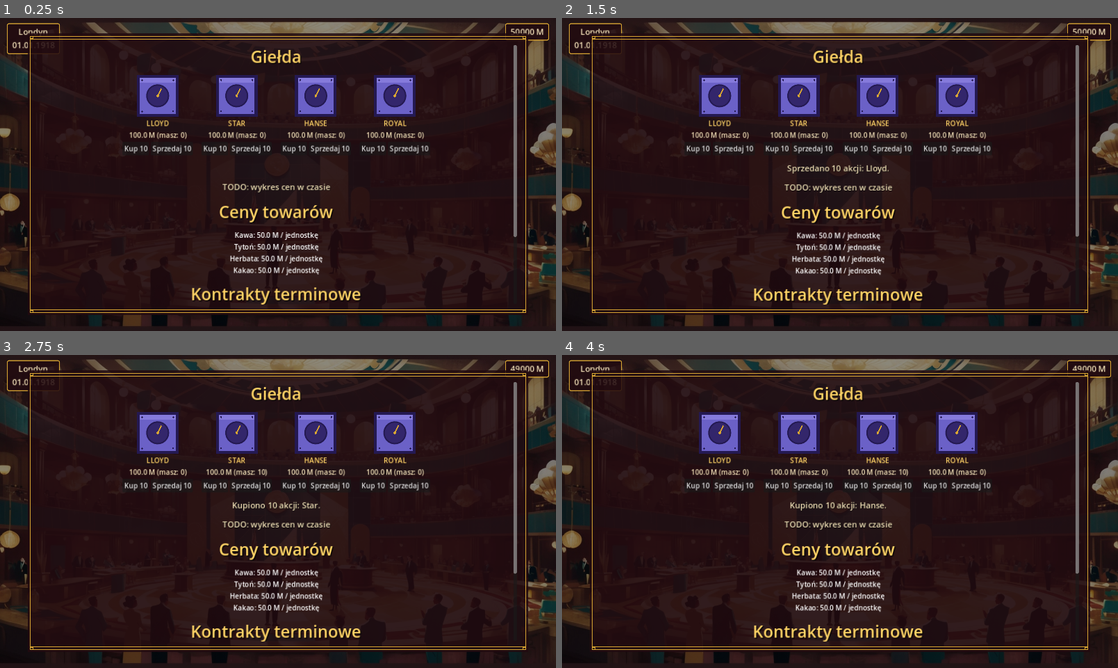
Above: before the commit, frames 1-4 (two rows, left to right).
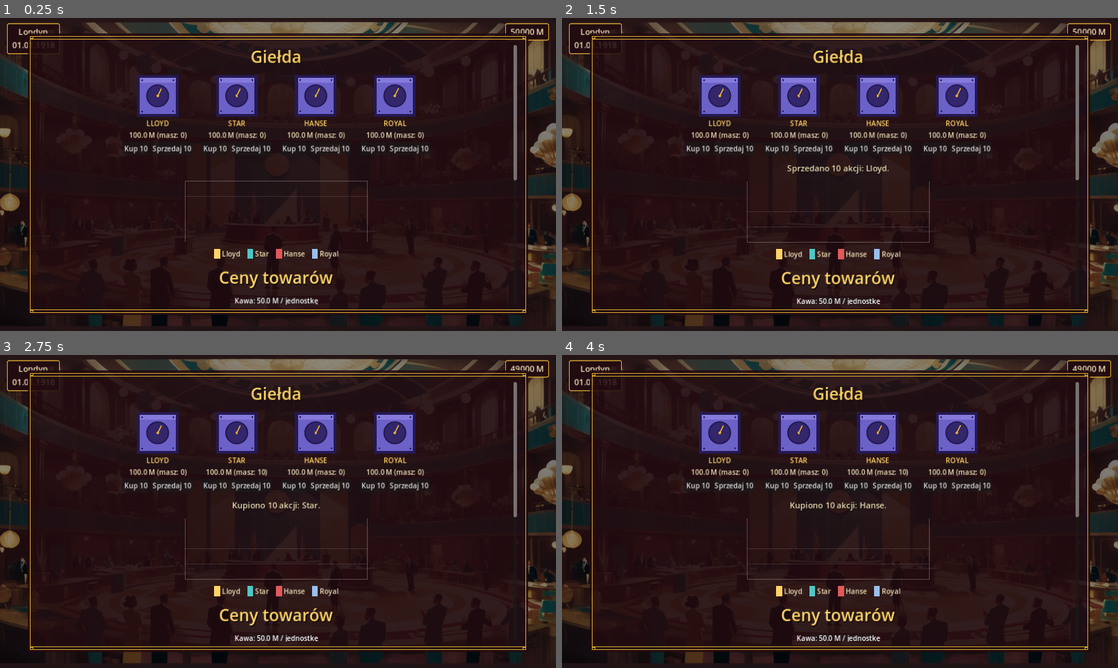
Above: after the commit, the same moments.

Repository: cinekm20/the-forger-retro-tycoon
Game: Godot game, scene res://scenes/stock_market/StockMarket.tscn
Two runs of this game, one before a commit and one after it. Both use one fixed random seed, a clock stepped at 60 frames per second and the inputs below. This scene is started directly instead of the project's main scene.
Inputs:
- Up to frame 1 (0.25 s): no input
- Up to frame 2 (1.5 s): click "Kup 10" at 0.5 s; click "Sprzedaj 10" at 1.25 s
- Up to frame 3 (2.75 s): click "Kup 10" at 2 s
- Up to frame 4 (4 s): click "Sprzedaj 10" at 2.75 s; click "Kup 10" at 3.5 s

The runs differ from the first frame. In frame 1, 3.1% of the frame differs, in the area x 33-93%, y 51-92%; in frame 2, 3.2%; in frame 3, 3.2%; in frame 4, 3.2%.

Commit message:
Dodaj wykresy cen na Giełdzie (linie żeglugowe + towary)
Zgłoszone przez użytkownika: "trzeba zrobić system generowania wykresów
giełdowych, tam jest teraz jako TODO". Po dopytaniu o zakres, użytkownik
wybrał: oba, osobne wykresy.

- PriceChart.gd: natywny wykres liniowy (_draw()), ten sam wzorzec co
  MapPin/VaultIcon/MenuFrame/PlantationTileIcon — Leonardo generowałoby
  pełną scenę zamiast czystego wykresu.
- ShippingCompanies.gd/Crops.gd: historia cen (price_history), jeden
  punkt na każdy skok kalendarza, limit MAX_HISTORY_POINTS=60 (FIFO).
- SaveGame.gd: zapis/odczyt historii, z domyślnym seedowaniem dla
  starych zapisów sprzed tej funkcji.
- StockMarket.gd: dwa osobne wykresy (kursy spółek żeglugowych, ceny
  towarów), każdy z legendą kolor+nazwa pod spodem.
- run_tests.gd: test historii cen (seed, przyrost, limit FIFO).
- docs/GRAFIKA_LEONARDO.md: odnotowane jako zrobione natywnie.

Co-Authored-By: Claude Sonnet 5 <noreply@anthropic.com>
Claude-Session: https://claude.ai/code/session_01WjdcGYSPdySvPA6GKCaWaN

Diff:
--- a/game/scenes/stock_market/StockMarket.gd
+++ b/game/scenes/stock_market/StockMarket.gd
@@ -4,6 +4,25 @@
 ## pkt. 7) i losowym dziennym dryfem (ShippingCompanies._on_day_advanced).
 
 const VaultIconScript := preload("res://scripts/ui/VaultIcon.gd")
+const PriceChartScript := preload("res://scripts/ui/PriceChart.gd")
+
+## Kolory serii na wykresach (PriceChart.gd) — osobne od kolorów w
+## PlantationTileIcon.CROP_COLORS (te dobrane pod tło pola/ikonkę, dość
+## przygaszone — kawa i kakao wychodzą tam prawie tym samym brązem, co na
+## LINII wykresu byłoby nieczytelne). Tu każda uprawa/spółka ma wyraźnie
+## odróżnialny odcień.
+const SHIPPING_COLORS := {
+	"lloyd": Color(1.0, 0.83, 0.4),
+	"star": Color(0.3, 0.78, 0.78),
+	"hanse": Color(0.88, 0.35, 0.35),
+	"royal": Color(0.6, 0.75, 0.95),
+}
+const CROP_CHART_COLORS := {
+	"coffee": Color(0.65, 0.42, 0.18),
+	"tobacco": Color(0.88, 0.78, 0.25),
+	"tea": Color(0.35, 0.68, 0.35),
+	"cocoa": Color(0.75, 0.28, 0.18),
+}
 
 var rows_container: HFlowContainer
 var crop_rows_container: VBoxContainer
@@ -11,6 +30,8 @@
 var location_label: Label
 var money_label: Label
 var trade_status_label: Label
+var shipping_chart: Control
+var crop_chart: Control
 
 
 ## Skrzynki lokalizacja/data (lewy górny róg) i gotówka (prawy górny róg)
@@ -39,11 +60,27 @@
 
 	trade_status_label = ScreenHelpers.make_label(root, "")
 
-	ScreenHelpers.make_label(root, "TODO: wykres cen w czasie")
+	## Wykres kursu linii żeglugowych w czasie (ShippingCompanies.price_history)
+	## — rysowany natywnie (PriceChart.gd), tak jak sejfy/pinezki/ramki
+	## indziej w tej grze (Leonardo.ai generuje pełne sceny zamiast czystego
+	## wykresu). Legenda pod wykresem: kolorowy kwadracik + nazwa spółki.
+	shipping_chart = PriceChartScript.new()
+	shipping_chart.custom_minimum_size = Vector2(420, 140)
+	shipping_chart.size_flags_horizontal = Control.SIZE_SHRINK_CENTER
+	root.add_child(shipping_chart)
+	_build_chart_legend(root, ShippingCompanies.COMPANIES.keys(), func(id): return ShippingCompanies.COMPANIES[id]["name"], SHIPPING_COLORS)
 
 	ScreenHelpers.make_title(root, "Ceny towarów")
 	crop_rows_container = VBoxContainer.new()
 	root.add_child(crop_rows_container)
+
+	## Wykres cen towarów w czasie (Crops.price_history) — ten sam wzorzec co
+	## wykres linii żeglugowych wyżej.
+	crop_chart = PriceChartScript.new()
+	crop_chart.custom_minimum_size = Vector2(420, 140)
+	crop_chart.size_flags_horizontal = Control.SIZE_SHRINK_CENTER
+	root.add_child(crop_chart)
+	_build_chart_legend(root, Crops.CROPS, func(id): return Crops.CROP_NAMES[id], CROP_CHART_COLORS)
 
 	ScreenHelpers.make_title(root, "Kontrakty terminowe")
 	ScreenHelpers.make_label(
@@ -161,6 +198,7 @@
 	location_label.text = tr("%s\n%s") % [Cities.get_city_name(Travel.current_city), Calendar.get_date_string()]
 	money_label.text = tr("%.0f M") % Economy.player_money
 	_rebuild_crop_rows()
+	_update_charts()
 
 	var lines: Array[String] = []
 	for contract in ForwardContracts.active_contracts:
@@ -169,3 +207,48 @@
 			contract["due_day"], contract["penalty"],
 		])
 	contracts_label.text = "\n".join(lines) if not lines.is_empty() else tr("Brak aktywnych kontraktów.")
+
+
+## Kolorowy kwadracik + nazwa dla każdej serii, pod wykresem — czysty tekst
+## wygodniej zrobić zwykłymi Labelami niż draw_string() w środku PriceChart.
+func _build_chart_legend(parent: Container, ids: Array, get_name: Callable, colors: Dictionary) -> void:
+	var legend_row := HBoxContainer.new()
+	legend_row.alignment = BoxContainer.ALIGNMENT_CENTER
+	legend_row.add_theme_constant_override("separation", 16)
+	parent.add_child(legend_row)
+
+	for id in ids:
+		var entry := HBoxContainer.new()
+		entry.add_theme_constant_override("separation", 4)
+		legend_row.add_child(entry)
+
+		var swatch := ColorRect.new()
+		swatch.color = colors.get(id, Color.WHITE)
+		swatch.custom_minimum_size = Vector2(14, 14)
+		entry.add_child(swatch)
+
+		var label := Label.new()
+		label.text = get_name.call(id)
+		label.add_theme_color_override("font_color", ScreenHelpers.COLOR_CREAM)
+		entry.add_child(label)
+
+
+## Odświeża dane obu wykresów z aktualnej historii cen (ShippingCompanies/
+## Crops.price_history) — wywoływane za każdym razem, gdy coś mogło zmienić
+## ceny (kupno/sprzedaż akcji, nowy kontrakt, wejście na ekran).
+func _update_charts() -> void:
+	var shipping_series := {}
+	for company_id in ShippingCompanies.COMPANIES.keys():
+		shipping_series[company_id] = {
+			"values": ShippingCompanies.price_history.get(company_id, []),
+			"color": SHIPPING_COLORS.get(company_id, Color.WHITE),
+		}
+	shipping_chart.set_series(shipping_series)
+
+	var crop_series := {}
+	for crop in Crops.CROPS:
+		crop_series[crop] = {
+			"values": Crops.price_history.get(crop, []),
+			"color": CROP_CHART_COLORS.get(crop, Color.WHITE),
+		}
+	crop_chart.set_series(crop_series)
--- a/game/scripts/autoload/Crops.gd
+++ b/game/scripts/autoload/Crops.gd
@@ -63,7 +63,14 @@
 const BASE_CROP_PRICE := {"coffee": 50.0, "tobacco": 50.0, "tea": 50.0, "cocoa": 50.0}
 const DAILY_DRIFT_RANGE := 0.02  ## losowe wahanie ceny ±2% dziennie
 
+## Historia ceny do wykresu (StockMarket.gd, PriceChart.gd) — ten sam wzorzec
+## co ShippingCompanies.gd (patrz komentarz tam): jeden punkt na każde
+## wywołanie _on_day_advanced, MAX_HISTORY_POINTS ogranicza pamięć/szerokość
+## wykresu przy bardzo długiej grze (najstarsze punkty wypadają, FIFO).
+const MAX_HISTORY_POINTS := 60
+
 var market_price: Dictionary = {}
+var price_history: Dictionary = {}  ## crop -> Array[float]
 
 
 func _ready() -> void:
@@ -72,6 +79,9 @@
 
 func reset_new_game() -> void:
 	market_price = BASE_CROP_PRICE.duplicate()
+	price_history.clear()
+	for crop in CROPS:
+		price_history[crop] = [BASE_CROP_PRICE[crop]]
 
 
 func get_transport_cost(warehouse: String, from_city: String) -> int:
@@ -91,3 +101,12 @@
 	for crop in CROPS:
 		var change_percent := randf_range(-DAILY_DRIFT_RANGE, DAILY_DRIFT_RANGE) * weeks
 		market_price[crop] = max(1.0, get_price(crop) * (1.0 + change_percent))
+		_record_history(crop)
+
+
+func _record_history(crop: String) -> void:
+	var history: Array = price_history.get(crop, [])
+	history.append(market_price[crop])
+	if history.size() > MAX_HISTORY_POINTS:
+		history.pop_front()
+	price_history[crop] = history
--- a/game/scripts/autoload/SaveGame.gd
+++ b/game/scripts/autoload/SaveGame.gd
@@ -20,8 +20,10 @@
 		"days_in_debt": Economy.days_in_debt,
 		"shipping_prices": ShippingCompanies.stock_price,
 		"shipping_shares": ShippingCompanies.shares_owned,
+		"shipping_price_history": ShippingCompanies.price_history,
 		"plantations": PlayerPlantations.plantations,
 		"crop_prices": Crops.market_price,
+		"crop_price_history": Crops.price_history,
 		"forward_contracts": ForwardContracts.active_contracts,
 		"rivals": AIPlayers.rivals,
 		"current_city": Travel.current_city,
@@ -62,9 +64,20 @@
 	Paintings.win_threshold = data.get("win_threshold", Paintings.CATALOG.size())
 	ShippingCompanies.stock_price = data.get("shipping_prices", {})
 	ShippingCompanies.shares_owned = data.get("shipping_shares", {})
+	## Domyślnie: jeden punkt na bieżącej cenie — dla zapisów sprzed dodania
+	## wykresu (patrz ShippingCompanies.reset_new_game, ten sam wzorzec
+	## seedowania historii).
+	var default_shipping_history := {}
+	for company_id in ShippingCompanies.COMPANIES.keys():
+		default_shipping_history[company_id] = [ShippingCompanies.get_price(company_id)]
+	ShippingCompanies.price_history = data.get("shipping_price_history", default_shipping_history)
 	var loaded_plantations: Array = data.get("plantations", [])
 	PlayerPlantations.plantations.assign(loaded_plantations)
 	Crops.market_price = data.get("crop_prices", {})
+	var default_crop_history := {}
+	for crop in Crops.CROPS:
+		default_crop_history[crop] = [Crops.get_price(crop)]
+	Crops.price_history = data.get("crop_price_history", default_crop_history)
 	var loaded_contracts: Array = data.get("forward_contracts", [])
 	ForwardContracts.active_contracts.assign(loaded_contracts)
 	var loaded_rivals: Array = data.get("rivals", [])
--- a/game/scripts/autoload/ShippingCompanies.gd
+++ b/game/scripts/autoload/ShippingCompanies.gd
@@ -13,8 +13,17 @@
 const STARTING_PRICE := 100.0  ## zgodnie z realiami startu gry (1918, Londyn)
 const DAILY_DRIFT_RANGE := 0.03  ## losowe wahanie kursu ±3% dziennie
 
+## Historia kursu do wykresu (StockMarket.gd, PriceChart.gd) — jeden punkt na
+## każde wywołanie _on_day_advanced (czyli raz na "skok" kalendarza, nie co
+## dzień co do jednego — Koniec tury/podróż/Szkoła sztuki skaczą po kilka-
+## kilkanaście dni na raz), więc gęstość próbkowania naturalnie dopasowuje
+## się do tempa rozgrywki. MAX_HISTORY_POINTS ogranicza pamięć/szerokość
+## wykresu przy bardzo długiej grze — najstarsze punkty wypadają (FIFO).
+const MAX_HISTORY_POINTS := 60
+
 var stock_price: Dictionary = {}
 var shares_owned: Dictionary = {}
+var price_history: Dictionary = {}  ## company_id -> Array[float]
 
 
 func _ready() -> void:
@@ -24,9 +33,11 @@
 func reset_new_game() -> void:
 	stock_price.clear()
 	shares_owned.clear()
+	price_history.clear()
 	for company_id in COMPANIES.keys():
 		stock_price[company_id] = STARTING_PRICE
 		shares_owned[company_id] = 0
+		price_history[company_id] = [STARTING_PRICE]
 
 
 func boost_from_region_activity(region: String, amount: float) -> void:
@@ -65,3 +76,12 @@
 	for company_id in COMPANIES.keys():
 		var change_percent := randf_range(-DAILY_DRIFT_RANGE, DAILY_DRIFT_RANGE) * weeks
 		stock_price[company_id] = max(1.0, get_price(company_id) * (1.0 + change_percent))
+		_record_history(company_id)
+
+
+func _record_history(company_id: String) -> void:
+	var history: Array = price_history.get(company_id, [])
+	history.append(stock_price[company_id])
+	if history.size() > MAX_HISTORY_POINTS:
+		history.pop_front()
+	price_history[company_id] = history
--- /dev/null
+++ b/game/scripts/ui/PriceChart.gd
@@ -0,0 +1,80 @@
+class_name PriceChart
+extends Control
+## Prosty wykres liniowy cen w czasie, rysowany natywnie — ten sam powód co
+## MapPin.gd/VaultIcon.gd/MenuFrame.gd/PlantationTileIcon.gd (Leonardo.ai
+## generuje tu pełne sceny zamiast czystego wykresu, patrz
+## docs/GRAFIKA_LEONARDO.md). Rysuje N serii (linii) na WSPÓLNEJ osi Y,
+## znormalizowanej do wspólnego zakresu min/max WSZYSTKICH serii naraz —
+## różne serie (np. 4 linie żeglugowe) są więc porównywalne na jednym
+## wykresie. Legenda (kolor + nazwa) to osobne Label-e budowane przez
+## wywołującego (patrz StockMarket.gd) — czysty tekst wygodniej robić
+## zwykłymi węzłami niż draw_string() w środku tego Controla.
+
+const COLOR_GRID := Color(1, 1, 1, 0.12)
+const COLOR_FRAME := Color(1, 1, 1, 0.25)
+const LINE_WIDTH := 2.0
+const GRID_LINE_COUNT := 3  ## poziome linie siatki MIĘDZY górą a dołem (bez krawędzi)
+
+## {label: {"values": Array[float], "color": Color}} — jeden wpis na serię
+## (np. jedną linię żeglugową albo jedną uprawę). Wszystkie serie powinny
+## mieć tę samą liczbę punktów (tak jest w tej grze — patrz
+## ShippingCompanies.gd/Crops.gd, wszystkie serie rosną w tym samym rytmie).
+var series: Dictionary = {}
+
+
+func _init() -> void:
+	## IGNORE — wykres jest czysto wizualny, bez interakcji.
+	mouse_filter = Control.MOUSE_FILTER_IGNORE
+
+
+func set_series(new_series: Dictionary) -> void:
+	series = new_series
+	queue_redraw()
+
+
+func _draw() -> void:
+	var s := size
+	if s.x <= 0.0 or s.y <= 0.0:
+		return
+
+	draw_rect(Rect2(Vector2.ZERO, s), COLOR_FRAME, false, 1.0)
+	for i in range(1, GRID_LINE_COUNT + 1):
+		var y := s.y * i / float(GRID_LINE_COUNT + 1)
+		draw_line(Vector2(0, y), Vector2(s.x, y), COLOR_GRID, 1.0)
+
+	if series.is_empty():
+		return
+
+	var min_value := INF
+	var max_value := -INF
+	var max_points := 0
+	for key in series:
+		var values: Array = series[key]["values"]
+		max_points = maxi(max_points, values.size())
+		for v in values:
+			min_value = minf(min_value, v)
+			max_value = maxf(max_value, v)
+
+	## Za mało punktów na sensowną linię (np. tuż po nowej grze) — sama
+	## ramka/siatka wyżej wystarczy, żeby wykres nie wyglądał jak błąd.
+	if max_points < 2 or min_value == INF:
+		return
+
+	## Wszystkie ceny identyczne (skrajny przypadek, np. tuż po starcie) —
+	## bez tego dzielenie przez (max-min)=0 dałoby NaN i nic by się nie
+	## narysowało.
+	if is_equal_approx(min_value, max_value):
+		max_value = min_value + 1.0
+
+	for key in series:
+		var values: Array = series[key]["values"]
+		if values.size() < 2:
+			continue
+		var color: Color = series[key].get("color", Color.WHITE)
+		var points := PackedVector2Array()
+		for i in values.size():
+			var x := s.x * i / float(max_points - 1)
+			var normalized := (float(values[i]) - min_value) / (max_value - min_value)
+			var y := s.y * (1.0 - normalized)
+			points.append(Vector2(x, y))
+		draw_polyline(points, color, LINE_WIDTH, true)
--- a/game/tests/run_tests.gd
+++ b/game/tests/run_tests.gd
@@ -45,6 +45,7 @@
 	_test_plant_tile_requires_ownership()
 	_test_yearly_report_populated_on_new_year()
 	_test_players_gender_and_avatar_selection()
+	_test_price_history_for_charts()
 
 	print("\n=== Wynik: %d/%d testów przeszło ===" % [total - failures, total])
 	get_tree().quit(1 if failures > 0 else 0)
@@ -500,3 +501,32 @@
 	Players.set_player_avatar(1, "nieznany_wariant")
 	_assert(Players.player_genders[1] == "female", "nieprawidłowa płeć nie nadpisuje poprzedniego wyboru")
 	_assert(Players.player_avatar_variants[1] == "boa", "nieprawidłowy wariant nie nadpisuje poprzedniego wyboru")
+
+
+func _test_price_history_for_charts() -> void:
+	print("-- ShippingCompanies/Crops: historia cen do wykresu na Giełdzie --")
+	Calendar.reset_new_game()
+	ShippingCompanies.reset_new_game()
+	Crops.reset_new_game()
+
+	_assert(ShippingCompanies.price_history["lloyd"].size() == 1, "historia kursu Lloyd zaczyna się z 1 punktem (cena startowa)")
+	_assert(ShippingCompanies.price_history["lloyd"][0] == ShippingCompanies.STARTING_PRICE, "pierwszy punkt to STARTING_PRICE")
+	_assert(Crops.price_history["coffee"].size() == 1, "historia ceny kawy zaczyna się z 1 punktem (cena bazowa)")
+
+	## Calendar.advance_days (nie wywoływanie _on_day_advanced bezpośrednio) —
+	## tak samo jak reszta gry, przez sygnał Calendar.day_advanced, pod który
+	## podpięte są ShippingCompanies i Crops.
+	Calendar.advance_days(7)
+	_assert(ShippingCompanies.price_history["lloyd"].size() == 2, "kolejny skok dni dopisuje kolejny punkt historii (Lloyd)")
+	_assert(Crops.price_history["coffee"].size() == 2, "kolejny skok dni dopisuje kolejny punkt historii (kawa)")
+	_assert(ShippingCompanies.price_history["lloyd"][1] == ShippingCompanies.get_price("lloyd"), "ostatni punkt historii = aktualna cena")
+
+	## MAX_HISTORY_POINTS ogranicza długość historii (najstarsze punkty
+	## wypadają, FIFO) — bez tego pamięć/szerokość wykresu rosłaby bez końca
+	## w bardzo długiej grze.
+	for i in ShippingCompanies.MAX_HISTORY_POINTS + 10:
+		Calendar.advance_days(7)
+	_assert(
+		ShippingCompanies.price_history["lloyd"].size() == ShippingCompanies.MAX_HISTORY_POINTS,
+		"historia kursu nie rośnie w nieskończoność, zatrzymuje się na MAX_HISTORY_POINTS",
+	)
Not shown, changed: docs/GRAFIKA_LEONARDO.md
